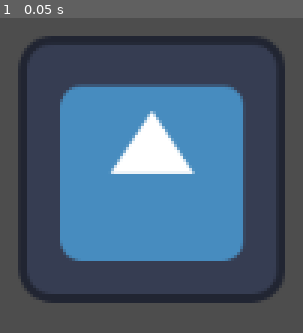
Above: before the commit, frame 1.
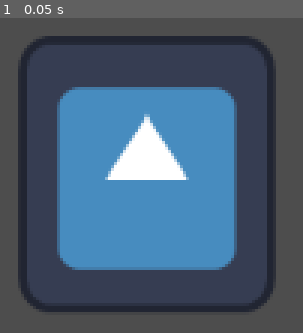
Above: after the commit, the same moment.

Repository: sirbiscuit87/Shoot
Game: Godot game, scene res://main.tscn
Two runs of this game, one before a commit and one after it. Both use one fixed random seed, a clock stepped at 60 frames per second and the inputs below. Before the commit the project has no main scene; this scene is started directly in both runs. The engine's default icon, where the game draws it, is replaced by a stand-in: a white triangle on a blue panel in a dark square.
Inputs:
- Up to frame 1 (0.05 s): no input

The runs differ from the first frame. In frame 1, 15% of the frame differs, in the area x 5-95%, y 5-94%.

Commit message:
Crosshair + main scene

Diff:
--- a/shoot/main.tscn
+++ b/shoot/main.tscn
@@ -5,5 +5,6 @@
 [node name="Main" type="Node2D"]
 
 [node name="Player" type="Sprite2D" parent="."]
-position = Vector2(73, 74)
+position = Vector2(70.5, 76.5)
+scale = Vector2(0.960938, 1.03906)
 texture = ExtResource("1_11oen")
--- a/shoot/project.godot
+++ b/shoot/project.godot
@@ -11,6 +11,7 @@
 [application]
 
 config/name="Shoot"
+run/main_scene="res://main.tscn"
 config/features=PackedStringArray("4.3", "Forward Plus")
 config/icon="res://icon.svg"
 
Binary file added: shoot/Art/Crosshair.png
Not shown, added: shoot/Art/Crosshair.png.import
